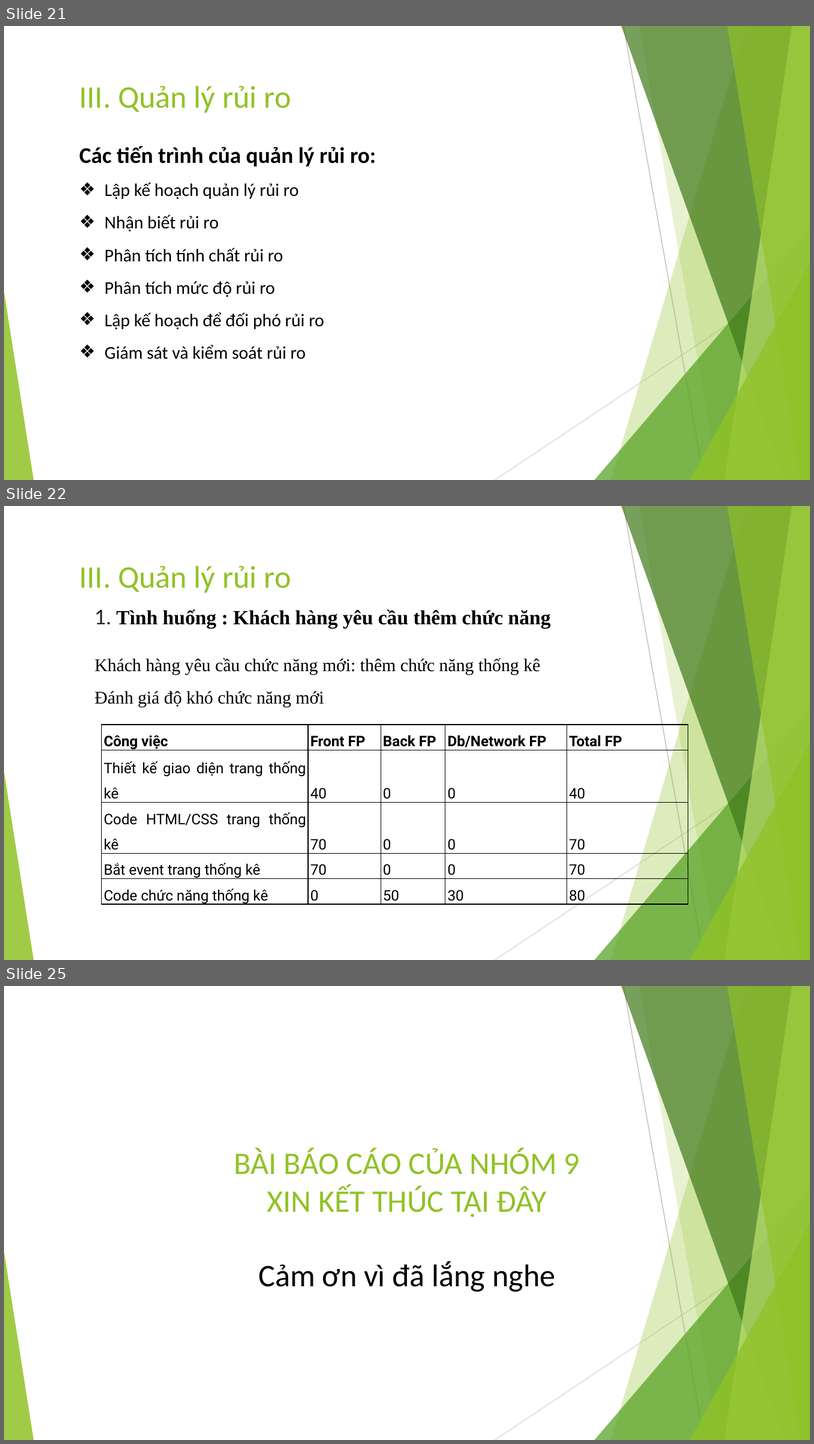
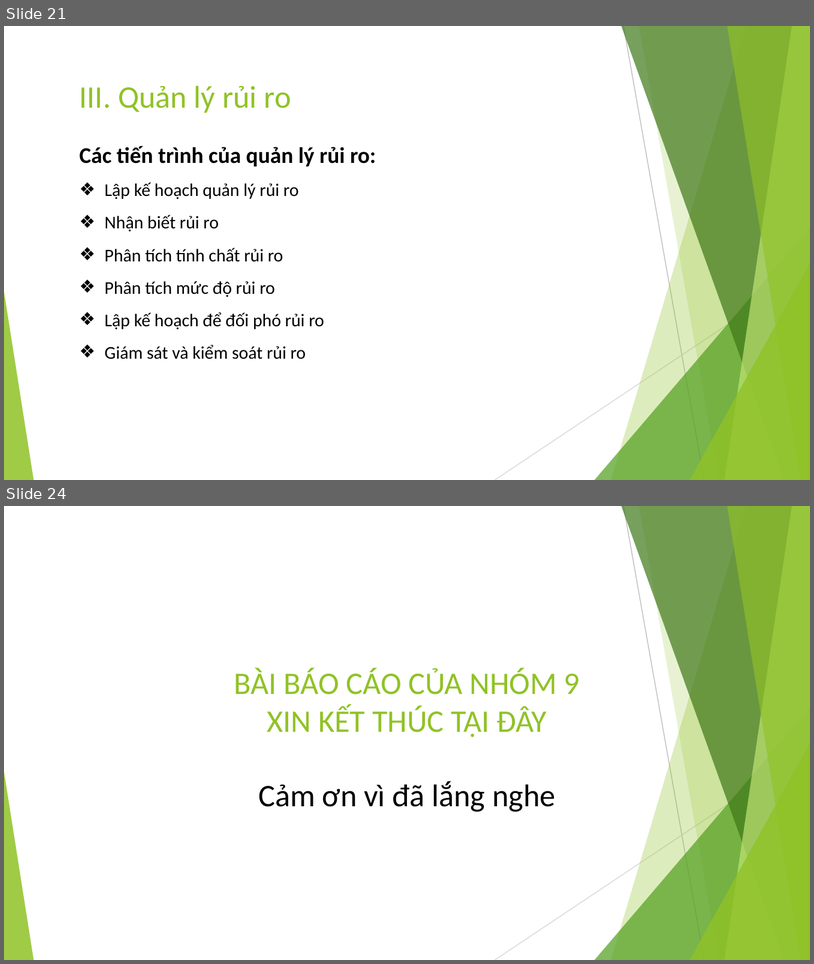
Before and after one commit to EdgarIgnite16/MSP-Project, a slide deck: Report/Nhom9_SingedShop_FinalUltimateVersion.pptx. Shown one above the other, each under a label of ours: slides 21, 22 and 25 before the commit, slides 21 and 24 after it; the slides between them are not shown. The pictures are 814x1444 and 814x964 pixels, drawn with LibreOffice and Linux fonts; fonts in the diff are those of the drawing. Boxes give left, top, right and bottom in pixels: in the first picture for what was removed or moved away, otherwise in the second. Text is boxed around its words. In the diff, an @@ line names an element or a change of style, - is before the commit and + after.

```diff
--- a/Report/Nhom9_SingedShop_FinalUltimateVersion.pptx
+++ b/Report/Nhom9_SingedShop_FinalUltimateVersion.pptx
@@ slide 22 removed at box(4, 506, 810, 960), background #FFFFFF; not listed: 10 template elements that a slide beside it also shows @@
@@ title removed at box(80, 565, 291, 593) @@
-III. Quản lý rủi ro
@@ text removed at box(95, 609, 551, 628) @@
-1. Tình huống : Khách hàng yêu cầu thêm chức năng
@@ text removed at box(95, 658, 540, 707) @@
-Khách hàng yêu cầu chức năng mới: thêm chức năng thống kê
-Đánh giá độ khó chức năng mới
@@ table removed at box(102, 724, 689, 906), 5 rows, 5 columns @@
-Công việc | Front FP | Back FP | Db/Network FP | Total FP
-Thiết kế giao diện trang thống kê | 40 | 0 | 0 | 40
-Code HTML/CSS trang thống kê | 70 | 0 | 0 | 70
-Bắt event trang thống kê | 70 | 0 | 0 | 70
-Code chức năng thống kê | 0 | 50 | 30 | 80
@@ what was slide 25 is now slide 24 @@
```
Also in this commit, not shown: 3 slides changed, 4 slides added, 4 other slides removed.
